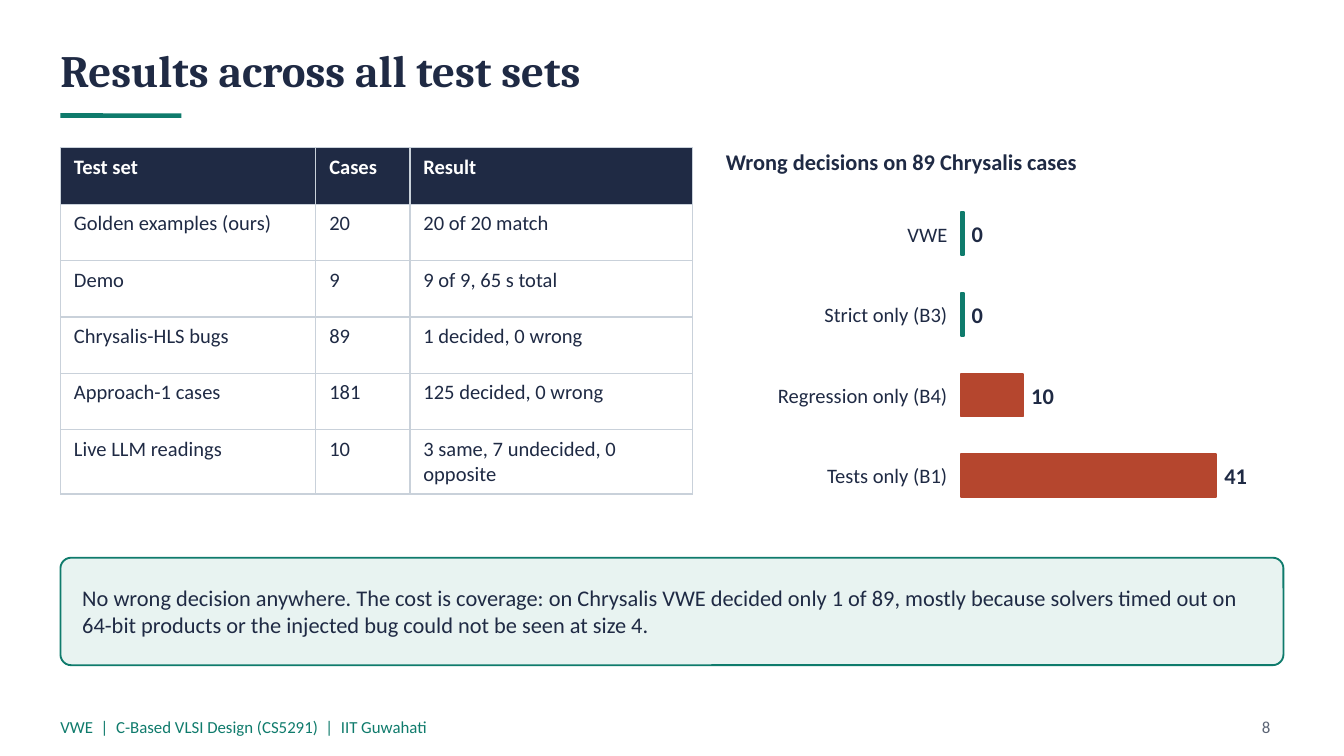
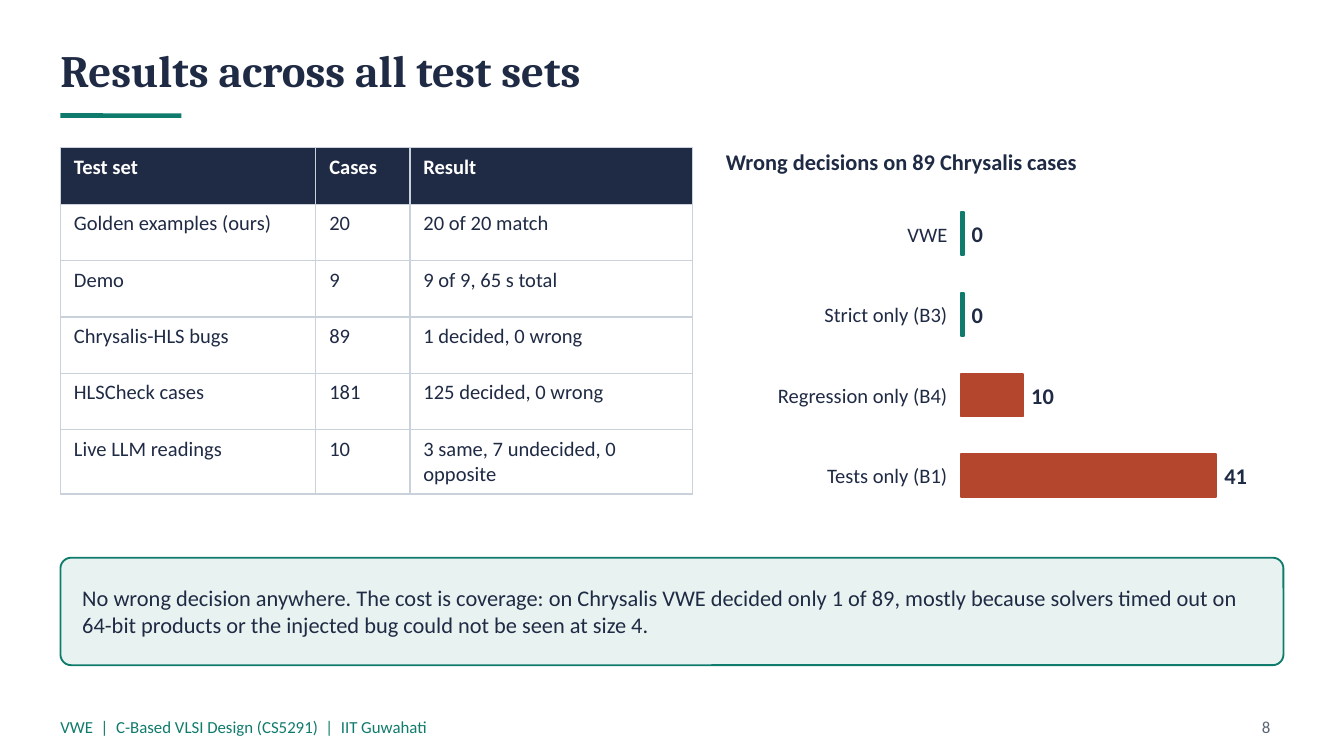
Before and after one commit to DhruvPansuriya/C-Based-VLSI-Design-Course-Project, a slide deck: slide 8 of docs/report/VWE_slides.pptx. Drawn at 1344x756 pixels with LibreOffice and Linux fonts; fonts in the diff are those of the drawing. Boxes give left, top, right and bottom in pixels: in the first picture for what was removed or moved away, otherwise in the second. Text is boxed around its words. In the diff, an @@ line names an element or a change of style, - is before the commit and + after.

Commit message:
T22: HLSCheck (Approach-1) report; name our first approach HLSCheck in VWE report and slides

```diff
--- a/docs/report/VWE_slides.pptx
+++ b/docs/report/VWE_slides.pptx
@@ table at (x1=60, y1=148, x2=692, y2=489) @@
-row 5, column 1: Approach-1 cases
+row 5, column 1: HLSCheck cases
```
Also in this commit, not shown: 2 other slides changed, 5 other files.
